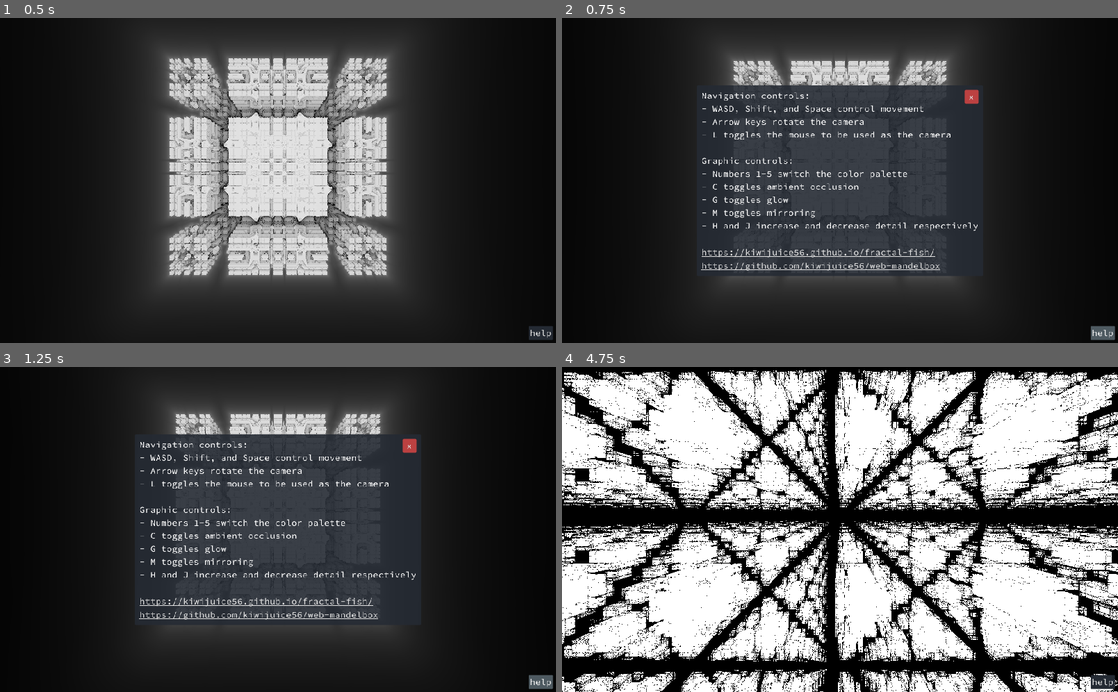
Above: before the commit, frames 1-4 (two rows, left to right).
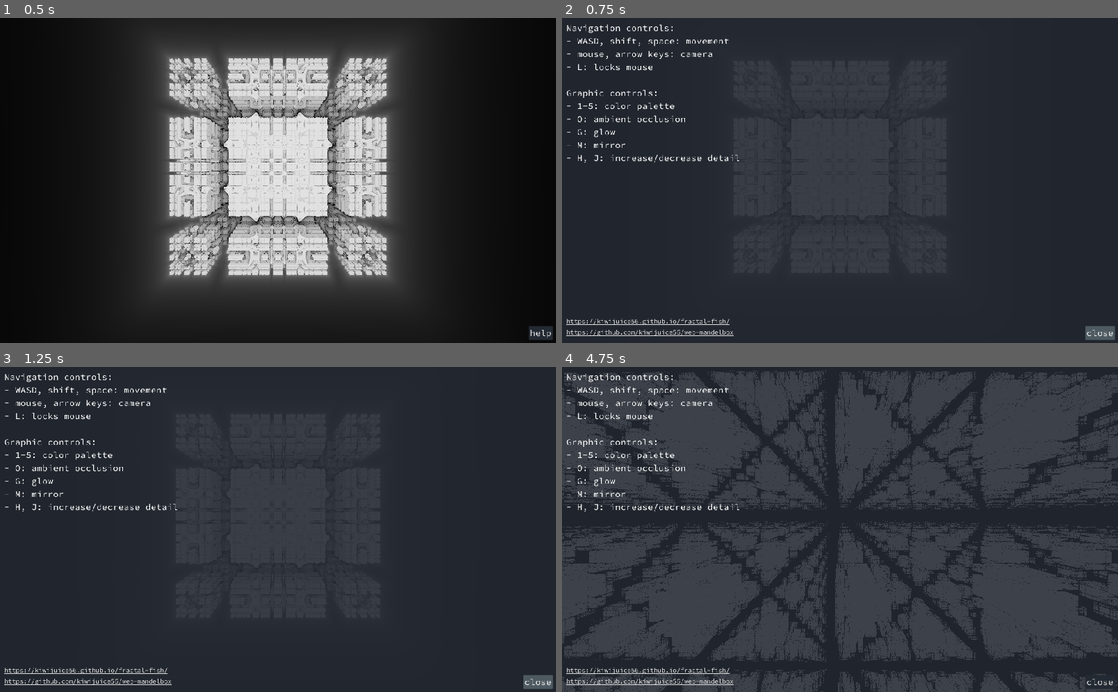
Above: after the commit, the same moments.

Repository: kiwijuice56/web-mandelbox
Game: Godot game, scene res://main/FractalNavigation.tscn
Same seed, same stepped clock (60 frames per second), same inputs: the game is played once before the commit and once after it.
Inputs (mouse positions are in pixels of both pictures, inside the frame that each line leads up to):
- Up to frame 1 (0.5 s): no input
- Up to frame 2 (0.75 s): click "help" at 0.5 s
- Up to frame 3 (1.25 s): no input
- Up to frame 4 (4.75 s): click (973, 445) at 1.25 s, where only the run before the commit has a clickable "x"; move the mouse to (962, 513) at 2.02 s; hold D (move_right) 2.03-2.78 s; tap G (glow) at 2.1, 3.05, 4.55 s; tap M (mirror) at 2.3, 2.85, 3.8 s; move the mouse to (728, 545) at 2.77 s; hold S (move_backward) 2.78-3.53 s; move the mouse to (895, 458) at 3.52 s; hold D (move_right) 3.53-4.28 s; tap O (ambient_occlusion, bound only after the commit) at 3.6 s; move the mouse to (812, 594) at 4.27 s; hold W (move_forward) from 4.28 s (still down); tap C (ambient_occlusion, bound only before the commit) at 4.35 s

Frame 1 is identical in both runs. In frame 2, 49% of the frame differs, in the area x 0-100%, y 0-100%; in frame 3, 53%; in frame 4, 100%.

Commit message:
Updated UI

Diff:
--- a/main/ui/UI.tscn
+++ b/main/ui/UI.tscn
@@ -1,103 +1,77 @@
-[gd_scene load_steps=8 format=2]
+[gd_scene load_steps=7 format=2]
 
 [ext_resource path="res://main/ui/toggle_help_button.gd" type="Script" id=1]
 [ext_resource path="res://main/ui/ui_theme.tres" type="Theme" id=2]
 [ext_resource path="res://main/ui/url_button.gd" type="Script" id=3]
 [ext_resource path="res://main/ui/option_toggler.gd" type="Script" id=4]
+[ext_resource path="res://main/ui/source_code_regular.ttf" type="DynamicFontData" id=5]
 
-[sub_resource type="StyleBoxFlat" id=3]
-bg_color = Color( 0.827451, 0.396078, 0.341176, 1 )
-corner_radius_top_left = 2
-corner_radius_top_right = 2
-corner_radius_bottom_right = 2
-corner_radius_bottom_left = 2
-
-[sub_resource type="StyleBoxFlat" id=4]
-bg_color = Color( 0.643137, 0.180392, 0.278431, 1 )
-corner_radius_top_left = 2
-corner_radius_top_right = 2
-corner_radius_bottom_right = 2
-corner_radius_bottom_left = 2
-
-[sub_resource type="StyleBoxFlat" id=2]
-bg_color = Color( 0.737255, 0.254902, 0.254902, 1 )
-corner_radius_top_left = 2
-corner_radius_top_right = 2
-corner_radius_bottom_right = 2
-corner_radius_bottom_left = 2
+[sub_resource type="DynamicFont" id=5]
+size = 12
+font_data = ExtResource( 5 )
 
 [node name="UI" type="Control"]
 anchor_right = 1.0
 anchor_bottom = 1.0
 theme = ExtResource( 2 )
 
-[node name="HelpPanelContainer" type="PanelContainer" parent="."]
+[node name="MainContainer" type="MarginContainer" parent="."]
+anchor_right = 1.0
+anchor_bottom = 1.0
+
+[node name="HelpPanelContainer" type="PanelContainer" parent="MainContainer"]
 unique_name_in_owner = true
 visible = false
-anchor_left = 0.5
-anchor_top = 0.5
-anchor_right = 0.5
-anchor_bottom = 0.5
-margin_left = -263.0
-margin_top = -175.5
-margin_right = 263.0
-margin_bottom = 175.5
+margin_right = 1024.0
+margin_bottom = 600.0
 
-[node name="VBoxContainer" type="VBoxContainer" parent="HelpPanelContainer"]
+[node name="VBoxContainer" type="VBoxContainer" parent="MainContainer/HelpPanelContainer"]
 margin_left = 8.0
 margin_top = 8.0
-margin_right = 518.0
-margin_bottom = 343.0
+margin_right = 1016.0
+margin_bottom = 592.0
 
-[node name="Label" type="Label" parent="HelpPanelContainer/VBoxContainer"]
-margin_right = 510.0
-margin_bottom = 285.0
+[node name="Label" type="Label" parent="MainContainer/HelpPanelContainer/VBoxContainer"]
+margin_right = 1008.0
+margin_bottom = 540.0
+size_flags_vertical = 3
 text = "Navigation controls:
-- WASD, Shift, and Space control movement
-- Arrow keys rotate the camera
-- L toggles the mouse to be used as the camera
+- WASD, shift, space: movement
+- mouse, arrow keys: camera
+- L: locks mouse
 
 Graphic controls:
-- Numbers 1-5 switch the color palette
-- C toggles ambient occlusion
-- G toggles glow
-- M toggles mirroring
-- H and J increase and decrease detail respectively
-"
+- 1-5: color palette
+- O: ambient occlusion
+- G: glow
+- M: mirror
+- H, J: increase/decrease detail"
+autowrap = true
 
-[node name="HomeButton" type="LinkButton" parent="HelpPanelContainer/VBoxContainer"]
-margin_top = 289.0
-margin_right = 510.0
-margin_bottom = 310.0
+[node name="HomeButton" type="LinkButton" parent="MainContainer/HelpPanelContainer/VBoxContainer"]
+margin_top = 544.0
+margin_right = 1008.0
+margin_bottom = 560.0
+custom_fonts/font = SubResource( 5 )
 enabled_focus_mode = 0
 text = "https://kiwijuice56.github.io/fractal-fish/"
 script = ExtResource( 3 )
 
-[node name="SourceCodeButton" type="LinkButton" parent="HelpPanelContainer/VBoxContainer"]
-margin_top = 314.0
-margin_right = 510.0
-margin_bottom = 335.0
+[node name="SourceCodeButton" type="LinkButton" parent="MainContainer/HelpPanelContainer/VBoxContainer"]
+margin_top = 564.0
+margin_right = 1008.0
+margin_bottom = 580.0
+custom_fonts/font = SubResource( 5 )
 enabled_focus_mode = 0
 text = "https://github.com/kiwijuice56/web-mandelbox"
 script = ExtResource( 3 )
 
-[node name="CloseButton" type="Button" parent="HelpPanelContainer"]
-margin_left = 493.0
-margin_top = 8.0
-margin_right = 518.0
-margin_bottom = 33.0
-rect_min_size = Vector2( 25, 25 )
-focus_mode = 0
-size_flags_horizontal = 8
-size_flags_vertical = 0
-custom_styles/hover = SubResource( 3 )
-custom_styles/pressed = SubResource( 4 )
-custom_styles/normal = SubResource( 2 )
-enabled_focus_mode = 0
-text = "x"
-script = ExtResource( 1 )
+[node name="HBoxContainer" type="HBoxContainer" parent="MainContainer/HelpPanelContainer/VBoxContainer"]
+margin_top = 584.0
+margin_right = 1008.0
+margin_bottom = 584.0
 
-[node name="MarginContainer" type="MarginContainer" parent="."]
+[node name="ButtonContainer" type="MarginContainer" parent="."]
 anchor_right = 1.0
 anchor_bottom = 1.0
 mouse_filter = 2
@@ -106,7 +80,7 @@
 custom_constants/margin_left = 8
 custom_constants/margin_bottom = 8
 
-[node name="HelpButton" type="Button" parent="MarginContainer"]
+[node name="HelpButton" type="Button" parent="ButtonContainer"]
 margin_left = 976.0
 margin_top = 571.0
 margin_right = 1016.0
@@ -118,5 +92,14 @@
 text = "help"
 script = ExtResource( 1 )
 
+[node name="MarginContainer" type="MarginContainer" parent="."]
+anchor_right = 1.0
+anchor_bottom = 1.0
+mouse_filter = 2
+custom_constants/margin_right = 32
+custom_constants/margin_top = 32
+custom_constants/margin_left = 32
+custom_constants/margin_bottom = 32
+
 [node name="OptionToggler" type="Node" parent="."]
 script = ExtResource( 4 )
--- a/main/ui/toggle_help_button.gd
+++ b/main/ui/toggle_help_button.gd
@@ -6,3 +6,7 @@
 
 func _on_pressed() -> void:
 	get_node("%HelpPanelContainer").visible = not get_node("%HelpPanelContainer").visible
+	if not get_node("%HelpPanelContainer").visible:
+		text = "help"
+	else:
+		text = "close"
--- a/project.godot
+++ b/project.godot
@@ -23,11 +23,17 @@
 "class": "UrlButton",
 "language": "GDScript",
 "path": "res://main/ui/url_button.gd"
+}, {
+"base": "Spatial",
+"class": "Viewer",
+"language": "GDScript",
+"path": "res://main/viewer.gd"
 } ]
 _global_script_class_icons={
 "OptionToggler": "",
 "ToggleHelpButton": "",
-"UrlButton": ""
+"UrlButton": "",
+"Viewer": ""
 }
 
 [application]
@@ -99,14 +105,9 @@
 "events": [ Object(InputEventKey,"resource_local_to_scene":false,"resource_name":"","device":0,"alt":false,"shift":false,"control":false,"meta":false,"command":false,"pressed":false,"scancode":0,"physical_scancode":76,"unicode":0,"echo":false,"script":null)
  ]
 }
-randomize={
-"deadzone": 0.5,
-"events": [ Object(InputEventKey,"resource_local_to_scene":false,"resource_name":"","device":0,"alt":false,"shift":false,"control":false,"meta":false,"command":false,"pressed":false,"scancode":0,"physical_scancode":82,"unicode":0,"echo":false,"script":null)
- ]
-}
 ambient_occlusion={
 "deadzone": 0.5,
-"events": [ Object(InputEventKey,"resource_local_to_scene":false,"resource_name":"","device":0,"alt":false,"shift":false,"control":false,"meta":false,"command":false,"pressed":false,"scancode":0,"physical_scancode":67,"unicode":0,"echo":false,"script":null)
+"events": [ Object(InputEventKey,"resource_local_to_scene":false,"resource_name":"","device":0,"alt":false,"shift":false,"control":false,"meta":false,"command":false,"pressed":false,"scancode":0,"physical_scancode":79,"unicode":0,"echo":false,"script":null)
  ]
 }
 glow={
@@ -130,6 +131,10 @@
  ]
 }
 
+[input_devices]
+
+pointing/emulate_touch_from_mouse=true
+
 [physics]
 
 common/enable_pause_aware_picking=true
Not shown, changed: docs/index.html
Not shown, changed: docs/index.pck
